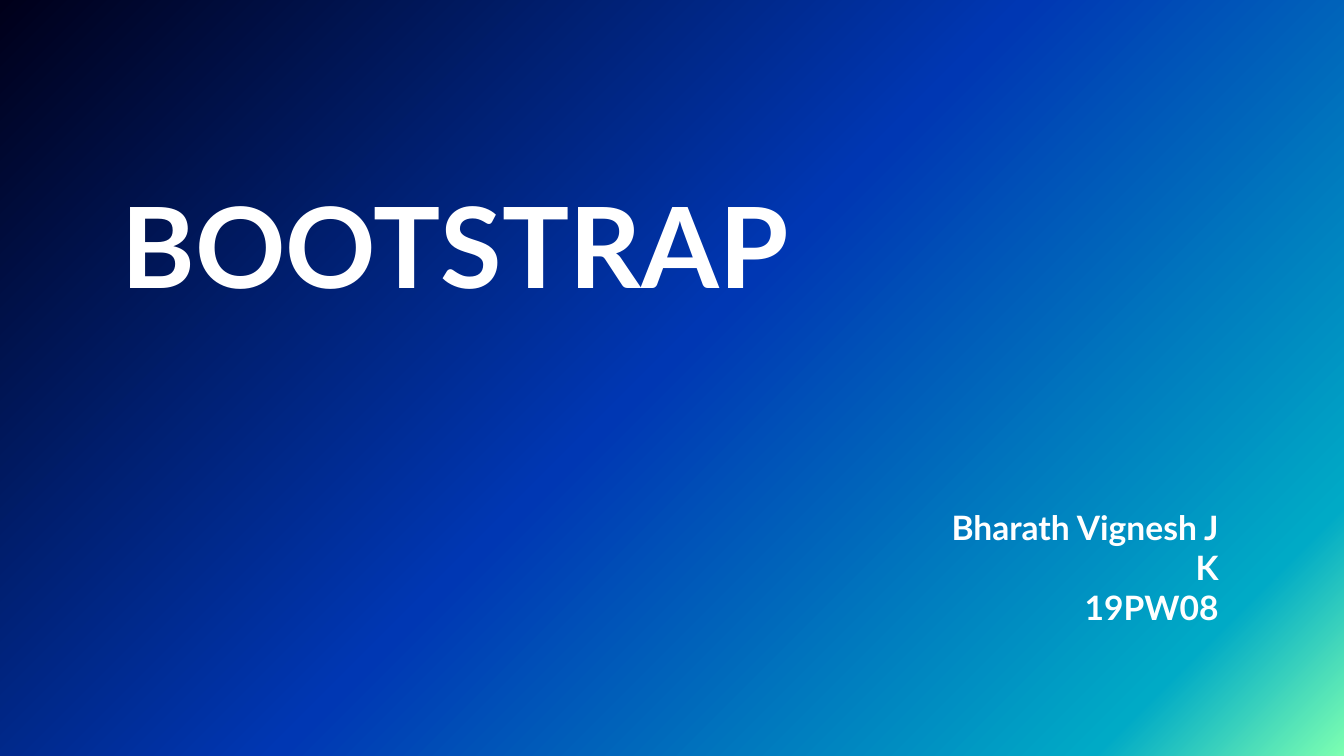
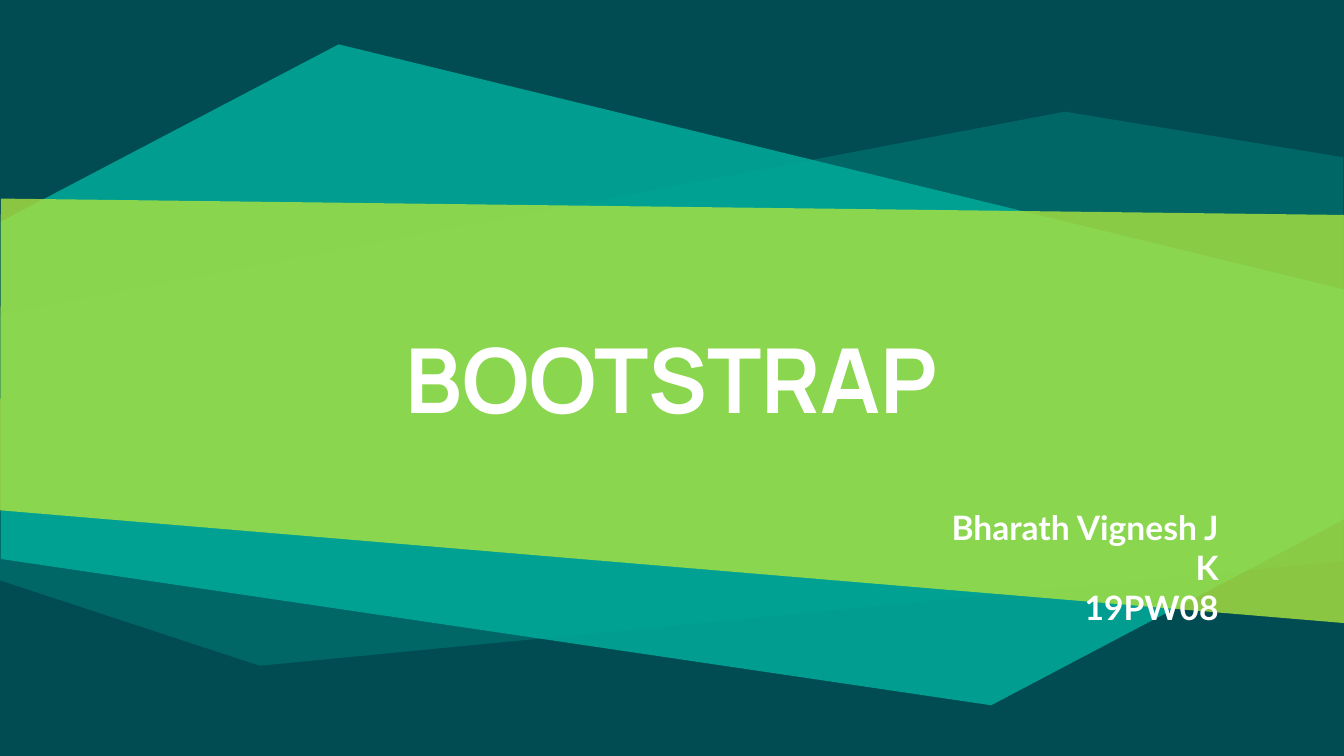
Before and after one commit to RazCrimson/Lab_Main, a slide deck: slide 1 of Sem 2/Web development Lab/Class/Bootstrap.pptx. Drawn at 1344x756 pixels with LibreOffice and Linux fonts; fonts in the diff are those of the drawing; background and template pictures are left out. Boxes give left, top, right and bottom in pixels: in the first picture for what was removed or moved away, otherwise in the second. Text is boxed around its words. In the diff, an @@ line names an element or a change of style, - is before the commit and + after.

```diff
--- a/Sem 2/Web development Lab/Class/Bootstrap.pptx
+++ b/Sem 2/Web development Lab/Class/Bootstrap.pptx
@@ background picture (left out) to #004C52 @@
@@ freeform shape added at [1, 44, 1344, 706], fill #00AE9D at 83% opacity @@
@@ freeform shape added at [0, 112, 1343, 665], fill #00AE9D at 27% opacity @@
@@ freeform shape added at [0, 199, 1344, 624], fill #ABE33F at 81% opacity @@
@@ title "BOOTSTRAP": place and size @@
-title "BOOTSTRAP" at [122, 191, 789, 308]
+title "BOOTSTRAP" at [405, 347, 938, 415]
@@ title "BOOTSTRAP" at [405, 347, 938, 415]: size 60 to 48 pt, font Lato to Manrope; alignment left to centre; vertical alignment top to middle @@
```
Also in this commit, not shown: 6 other slides changed, 10 slides added, 4 slides removed, 32 other files.
